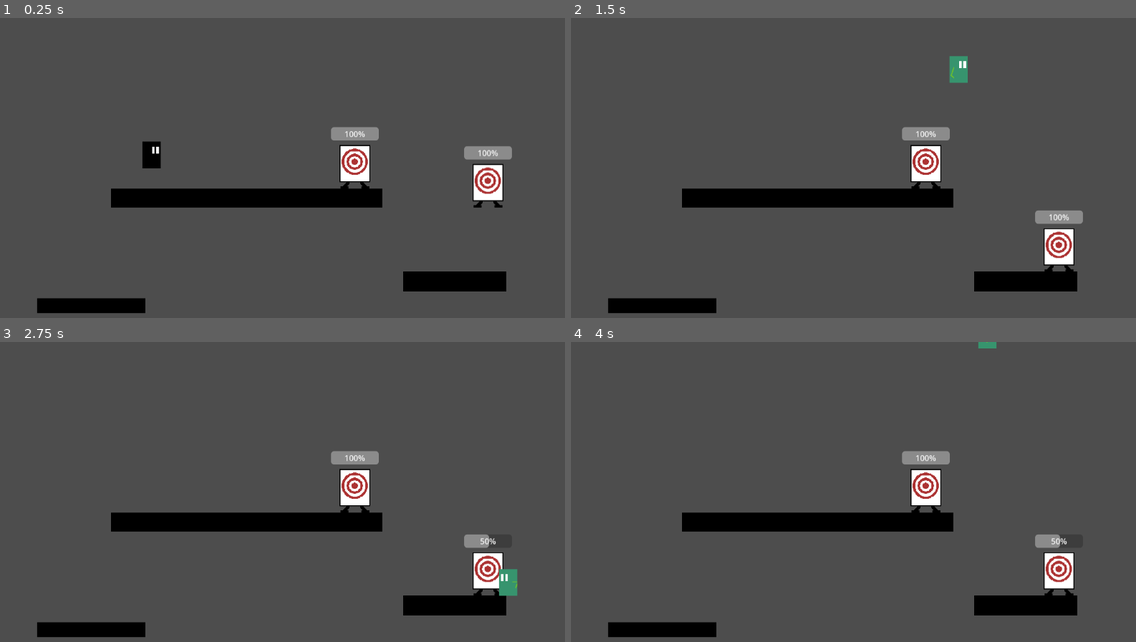
Above: before the commit, frames 1-4 (two rows, left to right).
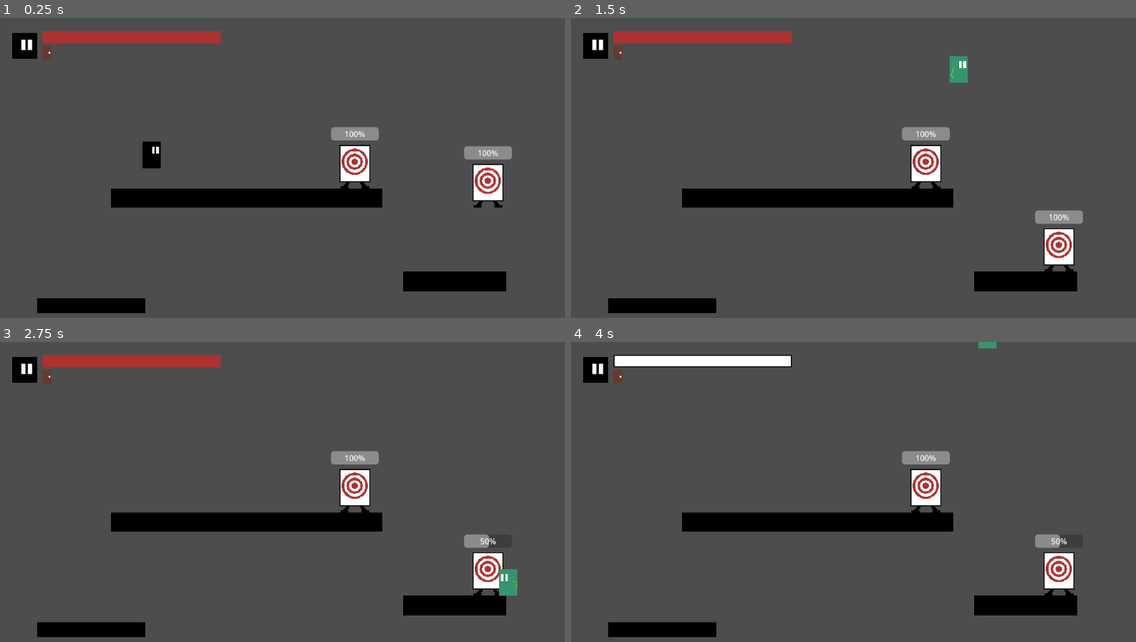
Above: after the commit, the same moments.

Repository: javiermarhuich/videojuego-portonazo
Game: Godot game, scene res://test_nivel.tscn
Two runs of this game, one before a commit and one after it. Both use one fixed random seed, a clock stepped at 60 frames per second and the inputs below.
Inputs:
- Up to frame 1 (0.25 s): no input
- Up to frame 2 (1.5 s): tap Enter (ui_accept) at 0.5, 0.77 s; hold Right (ui_right) from 0.53 s (still down)
- Up to frame 3 (2.75 s): tap Enter (ui_accept) at 1.52 s; release Right (ui_right) at 2.03 s; hold Left (ui_left) from 2.03 s (still down)
- Up to frame 4 (4 s): release Left (ui_left) at 2.78 s; hold Right (ui_right) from 2.78 s (still down); tap Enter (ui_accept) at 3.02, 3.77 s

The runs differ from the first frame. In frame 1, 1.8% of the frame differs, in the area x 2-40%, y 4-14%; in frame 2, 1.8%; in frame 3, 1.8%; in frame 4, 1.7%.

Commit message:
feat: Adding HUD, HealthBar, knockback

Diff:
--- /dev/null
+++ b/HUD.gd
@@ -0,0 +1,20 @@
+extends Control
+
+@export var jugador_angel : Angel
+@export var angel_door : Sprite2D
+
+#@export var jugador_demonio : Demonio
+
+
+func _ready() -> void:
+	jugador_angel.player_has_door.connect(show_angel_has_door)
+	show_angel_has_door()
+
+func show_angel_has_door():
+	if jugador_angel.has_door:
+		angel_door.visible = true
+	else:
+		angel_door.visible = false
+
+#func update():
+#	value = player.health * 100 / player.max_health
--- a/character/Angel.tscn
+++ b/character/Angel.tscn
@@ -162,7 +162,7 @@
 
 [node name="AnimationPlayer" type="AnimationPlayer" parent="."]
 libraries = {
-"": SubResource("AnimationLibrary_r64x2")
+&"": SubResource("AnimationLibrary_r64x2")
 }
 autoplay = "idle"
 
--- a/character/Personaje_Angel.gd
+++ b/character/Personaje_Angel.gd
@@ -1,5 +1,8 @@
 class_name Angel
 extends CharacterBody2D
+
+signal health_change
+signal player_has_door
 
 @onready var animation_tree = $AnimationTree
 @onready var state_machine = animation_tree.get('parameters/playback')
@@ -8,15 +11,26 @@
 @export var JUMP_VELOCITY = -500.0
 @export var max_jump_count = 2
 
+@export var max_health = 100
+@onready var health = max_health
+
+@export var has_door = true
+
+var knockback : Vector2 = Vector2.ZERO
+var knockback_timer = 0.0
+
 var curr_jump_count = 0
 
 func _physics_process(delta: float) -> void:
 	handle_x_axis_movement()
 	handle_y_axis_movement(delta)
 	reset_position_if_outside_map()
+	handle_knockback(delta)
 	move_and_slide()
 
 func handle_x_axis_movement():
+	if knockback_timer > 0.0:
+		return
 	var direction := Input.get_axis("ui_left", "ui_right")
 	if direction:
 		moving_character_left(direction)
@@ -32,6 +46,8 @@
 	velocity.x = SPEED * direction
 
 func handle_y_axis_movement(delta):
+	if knockback_timer > 0.0:
+		return
 	var jump_pressed = Input.is_action_just_pressed("ui_accept")
 	var fall_pressed = Input.is_action_just_pressed("ui_down")
 	if not is_on_floor():
@@ -64,3 +80,17 @@
 	if (position.y > 800) or (position.x < -200) or (position.x > 1300):
 		position.y = 70
 		position.x = 520
+		health = 0
+		health_change.emit()
+
+func handle_knockback(delta):
+	if knockback_timer > 0.0:
+		velocity = knockback
+		knockback_timer -= delta
+
+		if knockback_timer <= 0.0:
+			knockback = Vector2.ZERO
+
+func apply_knockback(direction: Vector2, force: float, knockback_duration: float):
+	knockback = direction * force
+	knockback_timer = knockback_duration
--- /dev/null
+++ b/hud/HealthBar/health_bar.gd
@@ -0,0 +1,10 @@
+extends TextureProgressBar
+
+@export var player:Angel;
+
+func _ready() -> void:
+	player.health_change.connect(update)
+	update()
+
+func update():
+	value = player.health * 100 / player.max_health
--- /dev/null
+++ b/hud/HealthBar/health_bar.tscn
@@ -0,0 +1,18 @@
+[gd_scene load_steps=4 format=3 uid="uid://ckp6xtyjybqty"]
+
+[ext_resource type="Script" uid="uid://6tnv18cw7lwr" path="res://hud/HealthBar/health_bar.gd" id="1_m6ckb"]
+[ext_resource type="Texture2D" uid="uid://7xp6e2pwioq6" path="res://images/healthbar_bg.png" id="1_oqj2j"]
+[ext_resource type="Texture2D" uid="uid://d15rn1ecbnrw6" path="res://images/healthbar_bar.png" id="2_1sibs"]
+
+[node name="TextureProgressBar" type="TextureProgressBar"]
+offset_right = 387.0
+offset_bottom = 40.0
+value = 20.0
+nine_patch_stretch = true
+stretch_margin_left = 4
+stretch_margin_top = 4
+stretch_margin_right = 4
+stretch_margin_bottom = 4
+texture_under = ExtResource("1_oqj2j")
+texture_progress = ExtResource("2_1sibs")
+script = ExtResource("1_m6ckb")
--- a/objects/target/target.gd
+++ b/objects/target/target.gd
@@ -13,6 +13,7 @@
 
 func _on_body_entered(body: Node2D) -> void:
 	if body is Angel:
+		#target_attacks_player(body)
 		target_gets_hurt()
 
 func target_gets_hurt():
@@ -21,3 +22,8 @@
 		progress_bar.value = health
 	else:
 		queue_free()
+
+# Aplicar Knockback
+func target_attacks_player(body):
+	var knockback_direction = (body.global_position - global_position).normalized()
+	body.apply_knockback(knockback_direction, 800, .3)
--- a/test_nivel.tscn
+++ b/test_nivel.tscn
@@ -1,30 +1,66 @@
-[gd_scene load_steps=4 format=3 uid="uid://bgwa3klnyx3yj"]
+[gd_scene load_steps=8 format=3 uid="uid://bgwa3klnyx3yj"]
 
 [ext_resource type="PackedScene" uid="uid://dun6jtylswou6" path="res://objects/Piso.tscn" id="1_y30hp"]
 [ext_resource type="PackedScene" uid="uid://d2iphac4y7y8i" path="res://character/Angel.tscn" id="2_wopbp"]
 [ext_resource type="PackedScene" uid="uid://cc6o1qajo15r8" path="res://objects/target/Target.tscn" id="3_n5srj"]
+[ext_resource type="PackedScene" uid="uid://ckp6xtyjybqty" path="res://hud/HealthBar/health_bar.tscn" id="4_5snua"]
+[ext_resource type="Texture2D" uid="uid://byuyg4omfgt7r" path="res://images/hud_door_icon.png" id="4_7ul0h"]
+[ext_resource type="Script" uid="uid://dyrw5cuggvy0p" path="res://HUD.gd" id="4_eit4f"]
+[ext_resource type="Texture2D" uid="uid://ccuwk4viyt8uo" path="res://images/character_icon.png" id="5_eit4f"]
 
 [node name="Nivel" type="Node2D"]
 
-[node name="StaticBody2D" parent="." instance=ExtResource("1_y30hp")]
+[node name="CanvasLayer" type="CanvasLayer" parent="."]
+
+[node name="StaticBody2D" parent="CanvasLayer" instance=ExtResource("1_y30hp")]
 position = Vector2(511, 363)
 scale = Vector2(0.680064, 0.480614)
 
-[node name="StaticBody2D2" parent="." instance=ExtResource("1_y30hp")]
+[node name="StaticBody2D2" parent="CanvasLayer" instance=ExtResource("1_y30hp")]
 position = Vector2(198, 580)
 scale = Vector2(0.271672, 0.382603)
 
-[node name="StaticBody2D3" parent="." instance=ExtResource("1_y30hp")]
+[node name="StaticBody2D3" parent="CanvasLayer" instance=ExtResource("1_y30hp")]
 position = Vector2(930, 531)
 scale = Vector2(0.257482, 0.48764)
 
-[node name="Area2D" parent="." instance=ExtResource("3_n5srj")]
+[node name="Area2D" parent="CanvasLayer" instance=ExtResource("3_n5srj")]
 position = Vector2(729, 289)
 
-[node name="Area2D2" parent="." instance=ExtResource("3_n5srj")]
+[node name="Area2D2" parent="CanvasLayer" instance=ExtResource("3_n5srj")]
 position = Vector2(997, 310)
 
-[node name="Jugador" parent="." instance=ExtResource("2_wopbp")]
+[node name="Jugador" parent="CanvasLayer" instance=ExtResource("2_wopbp")]
 position = Vector2(320, 248)
 scale = Vector2(0.375444, 0.375217)
 collision_mask = 1
+
+[node name="HUD" type="CanvasLayer" parent="."]
+
+[node name="Control" type="Control" parent="HUD" node_paths=PackedStringArray("jugador_angel", "angel_door")]
+layout_mode = 3
+anchors_preset = 15
+anchor_right = 1.0
+anchor_bottom = 1.0
+grow_horizontal = 2
+grow_vertical = 2
+script = ExtResource("4_eit4f")
+jugador_angel = NodePath("../../CanvasLayer/Jugador")
+angel_door = NodePath("HudDoorIcon")
+
+[node name="HudDoorIcon" type="Sprite2D" parent="HUD/Control"]
+position = Vector2(109, 70)
+texture = ExtResource("4_7ul0h")
+
+[node name="CharacterIcon" type="Sprite2D" parent="HUD/Control"]
+position = Vector2(64, 56)
+scale = Vector2(1.66667, 1.75)
+texture = ExtResource("5_eit4f")
+
+[node name="TextureProgressBar" parent="HUD/Control" node_paths=PackedStringArray("player") instance=ExtResource("4_5snua")]
+layout_mode = 0
+offset_left = 100.0
+offset_top = 26.0
+offset_right = 459.0
+offset_bottom = 51.0
+player = NodePath("../../../CanvasLayer/Jugador")
Not shown, added: HUD.gd.uid
Not shown, added: hud/HealthBar/health_bar.gd.uid
Binary file added: images/character_icon.png
Not shown, added: images/character_icon.png.import
Binary file added: images/healthbar_bar.png
Not shown, added: images/healthbar_bar.png.import
Binary file added: images/healthbar_bg.png
Not shown, added: images/healthbar_bg.png.import
Binary file added: images/hud_door_icon.png
Not shown, added: images/hud_door_icon.png.import
